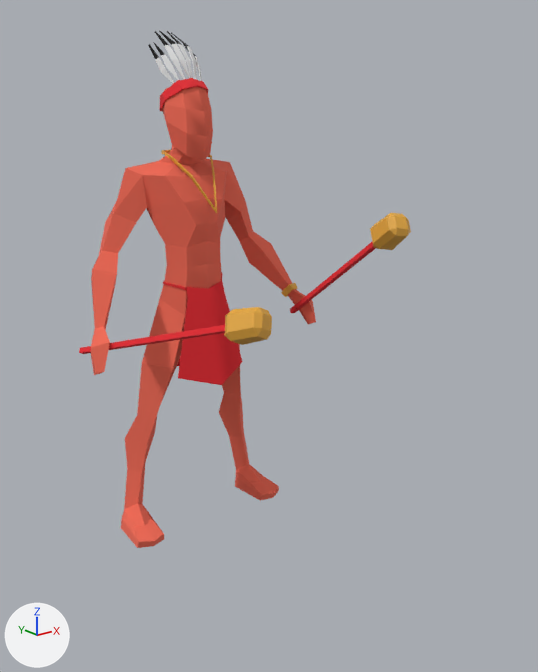
A saved change to the FBX model Assets/Mehmet/TowerModels/MainTowerCharacter.fbx.
The view is the same before and after, from a camera (50 mm lens) standing at (-0.394, -1.145, 0.438) and looking at (0.016, -0.633, 0.233). Arrows for +X, +Y and +Z are at lower left; the lights stay in place. Where no turn or scale is listed for an object, it has been applied to the vertices.

The older version as bpy lines, for what is in view:
```python
me_cube_001 = bpy.data.meshes.new('Cube.001')
me_cube_001.from_pydata(...)  # 515 vertices, 508 faces; spans x -0.137..0.137, y -0.076..0.024, z -0.002..0.515
# faces by material slot: [267, 93, 40, 64, 44]
me_cube_001.materials.append(mat_material_001)  # red #f16b55
me_cube_001.materials.append(mat_material_002)  # red #e72831
me_cube_001.materials.append(mat_material_003)  # black #111111
me_cube_001.materials.append(mat_material_004)  # white #e7e7e7
me_cube_001.materials.append(mat_material_005)  # orange #e7aa3e
me_cube_003 = bpy.data.meshes.new('Cube.003')
me_cube_003.from_pydata(...)  # 32 vertices, 34 faces; spans x -0.036..0.008, y -0.157..0.033, z -0.024..0.113
# faces by material slot: [5, 29]
me_cube_003.materials.append(mat_material_006)  # red #e72831
me_cube_003.materials.append(mat_material_007)  # orange #e7aa3e
me_cube_005 = bpy.data.meshes.new('Cube.005')
me_cube_005.from_pydata(...)  # 32 vertices, 34 faces; spans x -0.014..0.066, y -0.173..0.036, z -0.014..0.064
# faces by material slot: [5, 29]
me_cube_005.materials.append(mat_material_006)  # red #e72831
me_cube_005.materials.append(mat_material_007)  # orange #e7aa3e
ob_drummer = bpy.data.objects.new('drummer', me_cube_001)
ob_drummer.location = (0.023, -0.469, -0.009)
ob_stick2 = bpy.data.objects.new('stick2', me_cube_005)
ob_stick2.location = (-0.097, -0.533, 0.22)
ob_stick2_001 = bpy.data.objects.new('stick2.001', me_cube_003)
ob_stick2_001.location = (0.143, -0.542, 0.23)
```
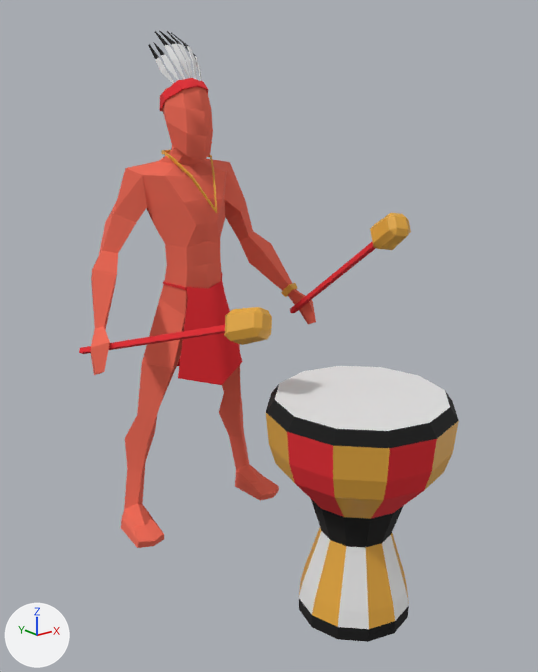
The newer file is also rescaled (x2.404), turned or shifted as a whole; pictures and numbers use the older file's frame.

The change, as a list of edits to the scene's bpy script:
```text
Add mat_material_010:
    mat_material_010 = principled_material('Material.010')
    mat_material_010.base_color = (0.8, 0.0211, 0.0303)  # red #e72831
    mat_material_010.roughness = 1.0
Add mat_material_009:
    mat_material_009 = principled_material('Material.009')
    mat_material_009.base_color = (0.0056, 0.0056, 0.0056)  # black #111111
    mat_material_009.roughness = 1.0
Add mat_material_008:
    mat_material_008 = principled_material('Material.008')
    mat_material_008.base_color = (0.8, 0.8, 0.8)  # white #e7e7e7
Add mat_material_011:
    mat_material_011 = principled_material('Material.011')
    mat_material_011.base_color = (0.8, 0.403, 0.0485)  # orange #e7aa3e
Add me_cylinder_001:
    me_cylinder_001.from_pydata(...)  # 108 vertices, 98 faces; spans x -0.08..0.08, y -0.08..0.08, z -0.101..0.105
    # faces by material slot: [14, 36, 18, 30]
    me_cylinder_001.materials.append(mat_material_008)  # white #e7e7e7
    me_cylinder_001.materials.append(mat_material_009)  # black #111111
    me_cylinder_001.materials.append(mat_material_010)  # red #e72831
    me_cylinder_001.materials.append(mat_material_011)  # orange #e7aa3e
Add ob_drum:
    ob_drum = bpy.data.objects.new('drum', me_cylinder_001)
    ob_drum.location = (0.028, -0.741, 0.101)
```

Where the change shows, as pixel boxes (x1, y1, x2, y2) in the pictures (538 x 672 px):
'drum', added
    after: (266, 366, 459, 642)
    faces in mat_material_008 (white #e7e7e7): (275, 366, 450, 629)
    faces in mat_material_011 (orange #e7aa3e): (266, 413, 459, 629)
    faces in mat_material_009 (black #111111): (266, 384, 459, 642)
    faces in mat_material_010 (red #e72831): (287, 432, 437, 518)
